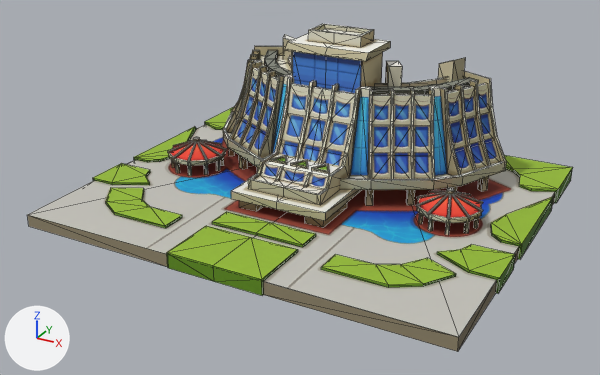
The FBX model unitypro/runGame/Assets/new/landmark/jiudian.FBX as it was, and as the next commit left it.
Camera for both pictures: a 50 mm lens placed at (24.7, -48.6, 24.4), pointed at (-0.1, -3.5, 1.9). The axes (+X, +Y, +Z) are drawn at lower left. The lights are the same throughout. Mesh edges are drawn as thin lines. Where no turn or scale is listed for an object, it has been applied to the vertices. Vertices at the same position are counted once.

In view in the first picture: 'jiudian'.
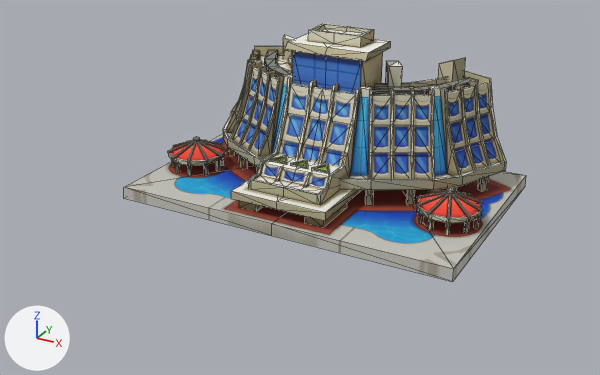
Location of each change, (x1, y1, x2, y2) in pixels of the pictures (600 x 375 px):
'jiudian', reshaped (26% narrower, 21% shorter): before (27, 24, 573, 352); after (124, 24, 526, 282)
part 1 of me_mesh, rebuilt (26% narrower, 39% shorter): before (27, 107, 573, 352); after (124, 134, 526, 282)
part 2 of me_mesh, deleted (green): before (106, 188, 182, 228)
part 3 of me_mesh, deleted (green): before (321, 254, 456, 288)
part 4 of me_mesh, deleted (green): before (212, 212, 316, 247)

Diff of the bpy script that builds the scene:
```diff
--- a/unitypro/runGame/Assets/new/landmark/jiudian.FBX.py
+++ b/unitypro/runGame/Assets/new/landmark/jiudian.FBX.py
@@ me_mesh @@
 # used by ob_jiudian; location = (0.0, 0.0, 0.0)
-me_mesh.from_pydata(...)  # 1455 vertices, 1841 faces; spans x -14.9..14.9, y -14.1..11.1, z 0.0..11.5
+me_mesh.from_pydata(...)  # 1288 vertices, 1615 faces; spans x -12.2..12.2, y -7.4..8.4, z 0.0..11.5
+# me_mesh part 1: the loose piece of 135 vertices spanning x -14.9..14.9, y -14.1..11.1, z 0.0..1.0 is rebuilt with 12 vertices and now spans x -12.2..12.2, y -7.4..8.4, z 0.0..0.9
+# me_mesh part 2: the loose piece of 16 vertices spanning x -12.6..-5.6, y -11.2..-7.2, z 0.9..1.0 is deleted
+# me_mesh part 3: the loose piece of 16 vertices spanning x 5.6..12.6, y -11.2..-7.2, z 0.9..1.0 is deleted
+# me_mesh part 4: the loose piece of 12 vertices spanning x -3.3..3.3, y -9.3..-7.6, z 0.9..1.0 is deleted
 me_mesh.materials.append(mat_jiudian)
```
